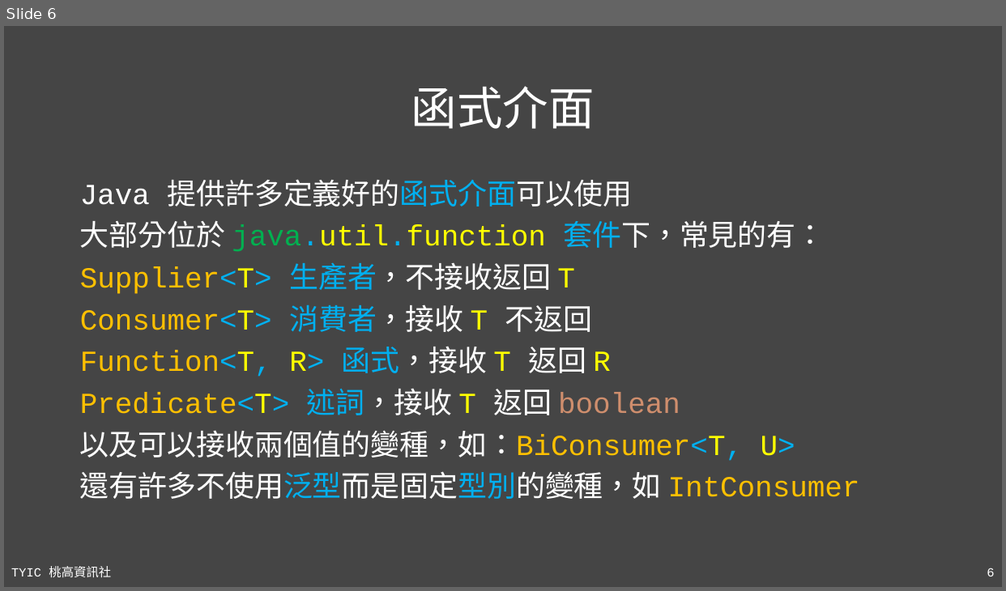
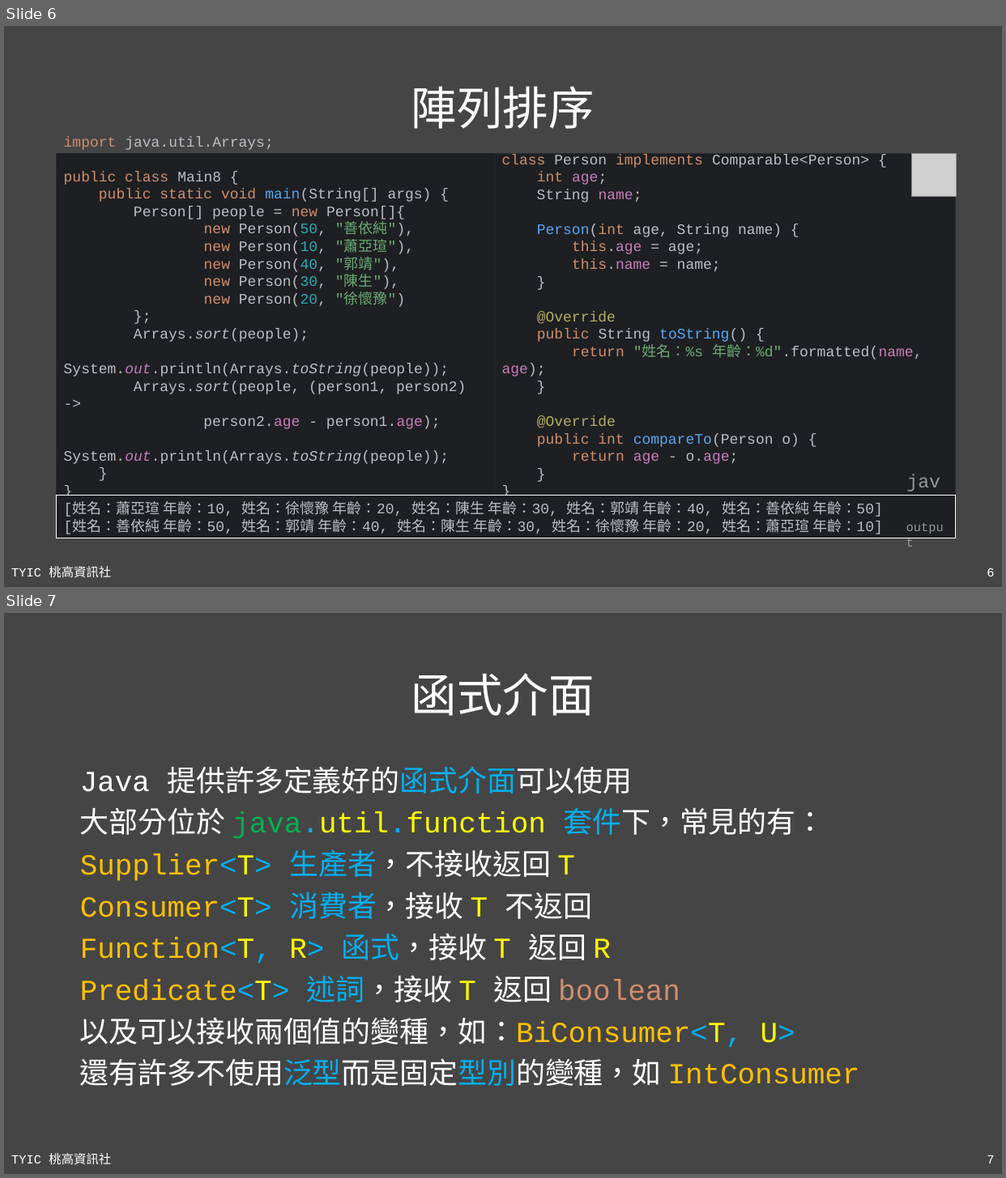
Before and after one commit to TYSHIC/slides, a slide deck: ppt/14_工具類別(2).pptx. Shown one above the other, each under a label of ours: slide 6 before the commit, slides 6 and 7 after it. The pictures are 1006x591 and 1006x1178 pixels, drawn with LibreOffice and Linux fonts; fonts in the diff are those of the drawing; grey boxes stand for pictures. Boxes give left, top, right and bottom in pixels: in the first picture for what was removed or moved away, otherwise in the second. Text is boxed around its words. In the diff, an @@ line names an element or a change of style, - is before the commit and + after.

```diff
--- a/ppt/14_工具類別(2).pptx
+++ b/ppt/14_工具類別(2).pptx
@@ slide 6 added at bbox=[4, 26, 1002, 587], background #454545; not listed: 2 template elements that a slide beside it also shows @@
@@ title added at bbox=[411, 86, 594, 129], 44 pt, text #FFFFFF @@
+陣列排序
@@ group added at bbox=[57, 153, 957, 496]: 3 rectangles, 1 text, 1 picture @@
+class Person implements Comparable<Person> {
+int age;
+String name;
+Person(int age, String name) {
+this.age = age;
+this.name = name;
+}
+@Override
+public String toString() {
+return "姓名：%s 年齡：%d".formatted(name, age);
+}
+@Override
+public int compareTo(Person o) {
+return age - o.age;
+}
+}
+import java.util.Arrays;
+public class Main8 {
+public static void main(String[] args) {
+Person[] people = new Person[]{
+new Person(50, "善依純"),
+new Person(10, "蕭亞瑄"),
+new Person(40, "郭靖"),
+new Person(30, "陳生"),
+new Person(20, "徐懷豫")
+};
+Arrays.sort(people);
+System.out.println(Arrays.toString(people));
+Arrays.sort(people, (person1, person2) ->
+person2.age - person1.age);
+System.out.println(Arrays.toString(people));
+}
+}
+java
@@ rectangle added at bbox=[57, 495, 957, 538], fill #1E1F22, outline #FFFFFF 0.75 pt, 14 pt, text #BCBEC4 @@
+[姓名：蕭亞瑄 年齡：10, 姓名：徐懷豫 年齡：20, 姓名：陳生 年齡：30, 姓名：郭靖 年齡：40, 姓名：善依純 年齡：50]
+[姓名：善依純 年齡：50, 姓名：郭靖 年齡：40, 姓名：陳生 年齡：30, 姓名：徐懷豫 年齡：20, 姓名：蕭亞瑄 年齡：10]
@@ text added at bbox=[898, 515, 956, 538], 12 pt, text #969696 @@
+output
@@ what was slide 6 is now slide 7 @@
@@ page number at bbox=[987, 1156, 994, 1164]: text changed @@
-6
+7
```
Also in this commit, not shown: 5 slides changed, 4 other slides added, 1 slide removed, 9 other files.
